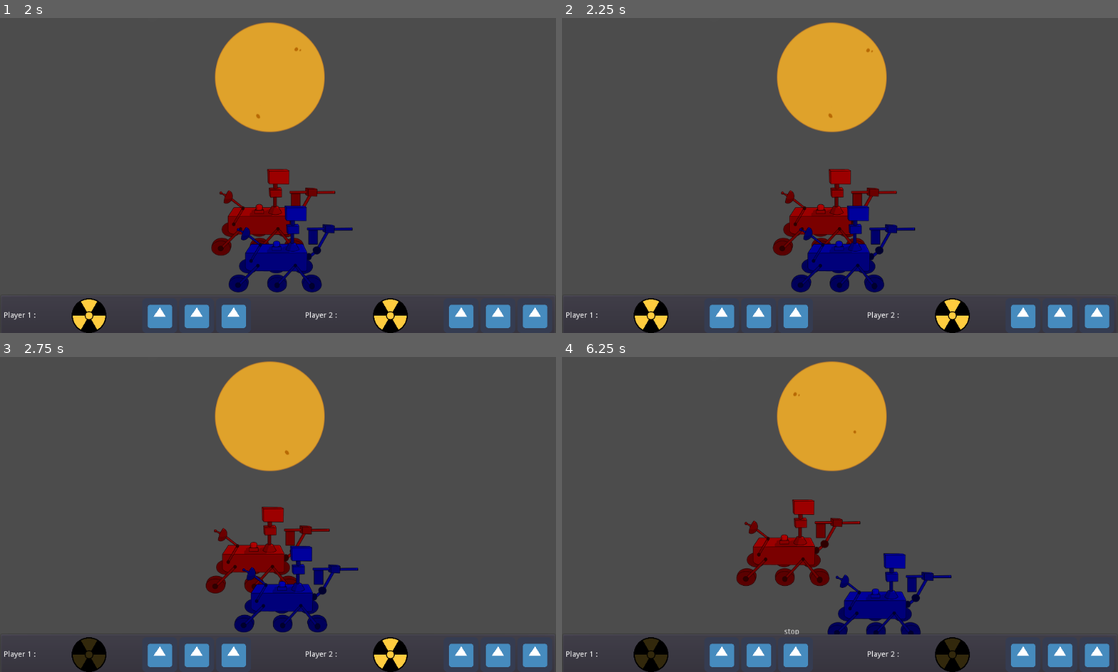
Above: before the commit, frames 1-4 (two rows, left to right).
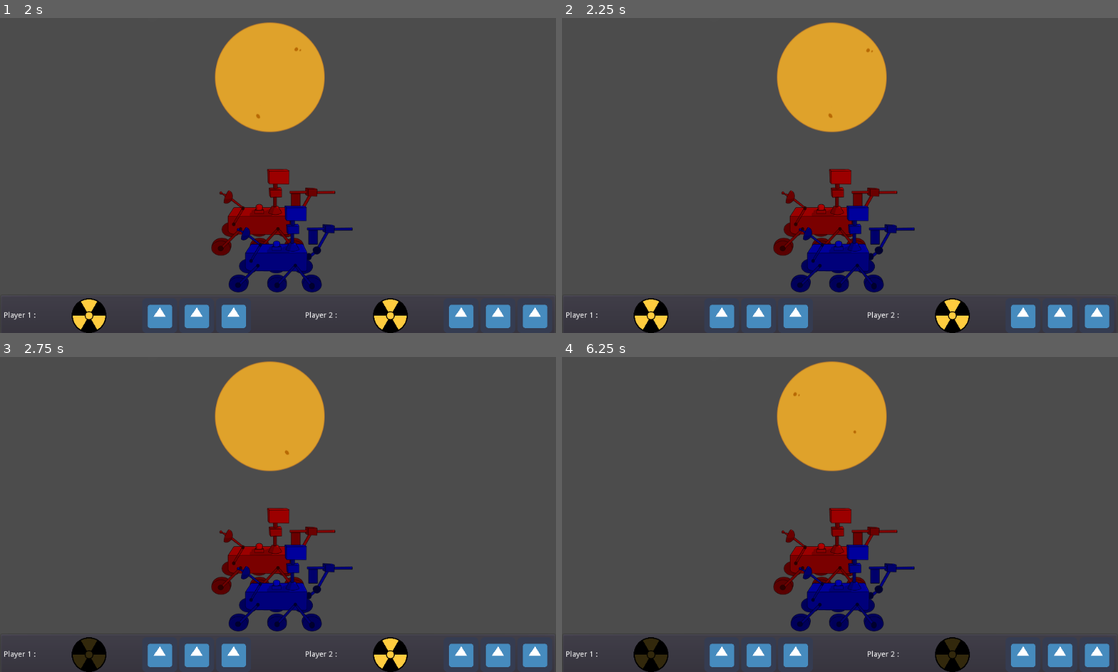
Above: after the commit, the same moments.

Repository: killicolin/SCI-GJ-3
Game: Godot game, scene res://Level1.tscn
Two runs of this game, one before a commit and one after it. Both use one fixed random seed, a clock stepped at 60 frames per second and the inputs below. The engine's default icon, where the game draws it, is replaced by a stand-in: a white triangle on a blue panel in a dark square.
Inputs:
- Up to frame 1 (2 s): tap Enter at 0.5 s; hold Right (p1_right) 0.53-1.28 s; hold Space (p1_action) 0.53-1.28 s; tap Down (p1_stop) at 1.35 s
- Up to frame 2 (2.25 s): hold Right (p1_right) from 2.03 s (still down); hold Q (p2_action) from 2.03 s (still down)
- Up to frame 3 (2.75 s): keep holding Right (p1_right); keep holding Q (p2_action)
- Up to frame 4 (6.25 s): release Q (p2_action) at 2.78 s; tap D (p2_right) at 2.85 s; release Right (p1_right) at 3.53 s; hold S (p2_stop) 3.53-4.28 s; tap Space (p1_action) at 4.35, 5 s; hold Down (p1_stop) 5.03-5.78 s; tap Enter at 5.75 s; hold Right (p1_right) from 5.78 s (still down); tap Q (p2_action) at 5.85 s

Frame 1 is identical in both runs. In frame 2, 0.5% of the frame differs, in the area x 37-64%, y 48-87%; in frame 3, 3.3%; in frame 4, 6.4%, in the area x 31-71%, y 45-89%.

Commit message:
[feat] - timer on stop

Diff:
--- a/PlayerRobot.gd
+++ b/PlayerRobot.gd
@@ -9,10 +9,11 @@
 
 var velocity
 var player = "p1"
-var state = "stop"
+var state = "work"
 
 var robotDisabled = false
 var robotDrive = false
+var robotTurnOff = false
 
 var debugCounter = 0
 
@@ -77,13 +78,15 @@
 	move_and_slide(velocity)
 
 	if not robotDisabled:
-		if robotDrive:
+		if robotDrive and state == "work":
 			acceleration(delta)
 		else:
 			decceleration(delta)
 
+#	print(player, " \t state: ", state)
 	position.y -= delta * gravity * -1
 	$debugLabel.text = self.state
+
 
 #func check_state():
 #	if state == "broke":
@@ -93,17 +96,19 @@
 #	elif state == "stop":
 #		self.modulate = Color(0,0,0.7)
 
+
 func broke():
 	if state == "work":
 		state = "broke"
 		robotDisabled = true
 		$disabledTimer.start()
 
+
 func work():
-	print("working called : "+str(debugCounter))
-	debugCounter += 1
-	if state == "stop":
-		state = "work"
+	if state == "stop" and $turnedOffTimer.time_left == 0:
+		$turnedOffTimer.start()
+
+
 
 func stop():
 	if state == "work":
@@ -112,9 +117,11 @@
 		state = "stop"
 		print("state is "+str(state))
 
+
 func repair():
 	if state == "disabled":
 		state = "work"
+
 
 func _input(event):
 	if event is InputEventKey and event.pressed:
@@ -140,3 +147,8 @@
 	print("End disability")
 	state = "stop"
 	robotDisabled = false
+
+
+func _on_turnedOffTimer_timeout():
+	print("Rover turn on. Go!")
+	state = "work"
--- a/Robot.tscn
+++ b/Robot.tscn
@@ -35,4 +35,9 @@
 margin_right = 21.0
 margin_bottom = 53.0
 
+[node name="turnedOffTimer" type="Timer" parent="."]
+wait_time = 2.0
+one_shot = true
+
 [connection signal="timeout" from="disabledTimer" to="." method="_on_disabledTimer_timeout"]
+[connection signal="timeout" from="turnedOffTimer" to="." method="_on_turnedOffTimer_timeout"]
